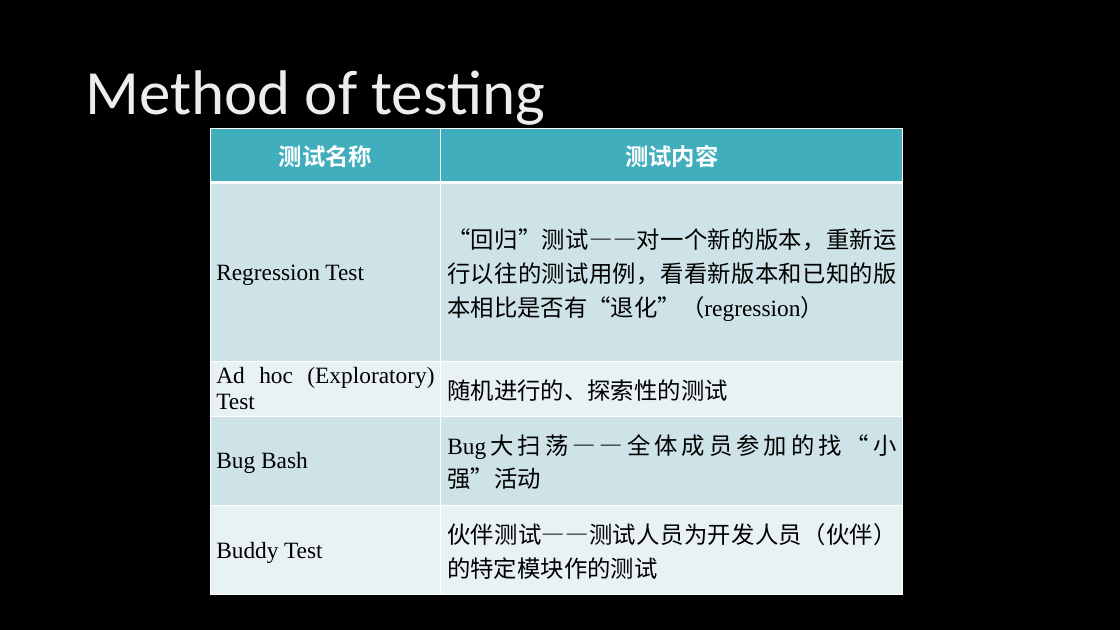
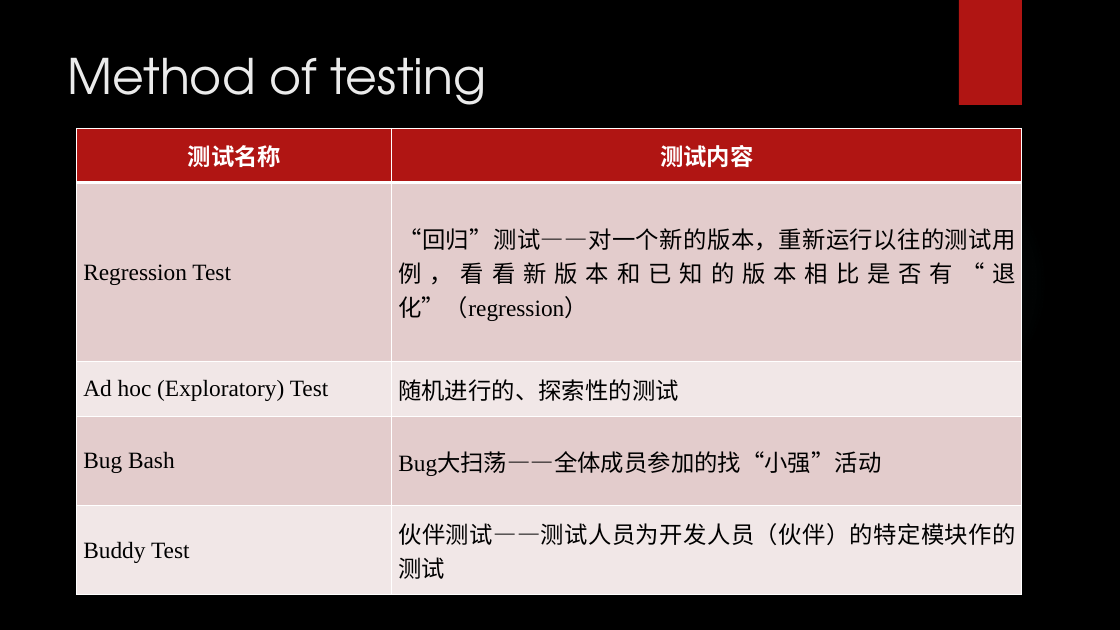
Before and after one commit to xinase/ASE, a slide deck: slide 28 of chapter13/ASE_13_Testing.pptx. Drawn at 1120x630 pixels with LibreOffice and Linux fonts; fonts in the diff are those of the drawing; background and template pictures are left out. Boxes give left, top, right and bottom in pixels: in the first picture for what was removed or moved away, otherwise in the second. Text is boxed around its words. In the diff, an @@ line names an element or a change of style, - is before the commit and + after.

```diff
--- a/chapter13/ASE_13_Testing.pptx
+++ b/chapter13/ASE_13_Testing.pptx
@@ rectangle added at <box>959,0,1022,105</box>, fill #B01513 @@
@@ title "Method of testing": place and size @@
-title "Method of testing" at <box>85,70,544,130</box>
+title "Method of testing" at <box>68,57,486,105</box>
@@ title "Method of testing" at <box>68,57,486,105</box>: size 54 to 42 pt, font Calibri to TeX Gyre Adventor, text colour gradient #BFBFBF to #EDEDED to #FFFFFF to #EBEBEB; line spacing 0.9 to 1; vertical alignment middle to top @@
@@ table at <box>77,129,1023,596</box> @@
@@ fill #41AEBD to #B01513 in row 1 @@
@@ fill #CFE3E8 to #E4CCCC in 4 cells @@
@@ fill #E9F2F4 to #F2E8E7 in 4 cells @@
@@ table: place and size @@
-table at <box>210,129,903,597</box>
+table at <box>77,129,1023,596</box>
@@ ellipse added at <box>791,154,1049,413</box>, fill gradient #50B9C1 @@
```
Also in this commit, not shown: 43 other slides changed.
